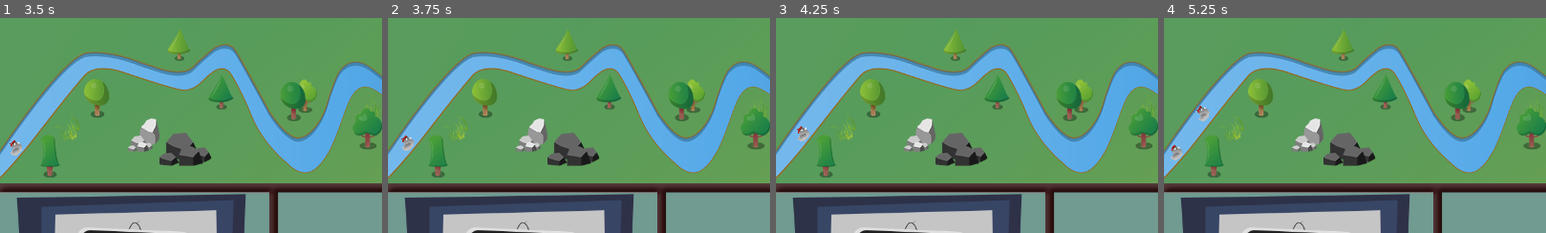
Above: before the commit, frames 1-4 (left to right).
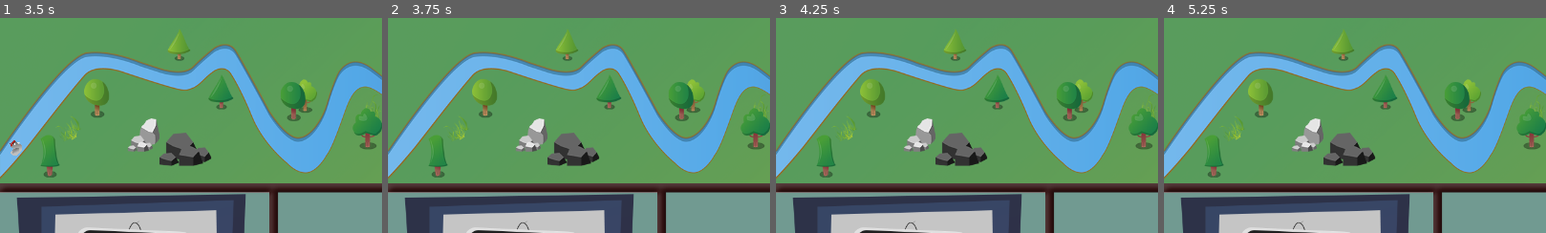
Above: after the commit, the same moments.

Repository: python-discord/protect-the-pond
Game: Godot game, scene res://src/scenes/Protect_The_Pond.tscn
Two runs of this game, one before a commit and one after it. Both use one fixed random seed, a clock stepped at 60 frames per second and the inputs below.
Inputs (mouse positions are % of the whole screen's width and height, from its top left):
- Up to frame 1 (3.5 s): click "NEW GAME" at 0.5 s; click (59, 88) at 1.25 s; click (73, 92) at 2 s; click (73, 92) at 2.75 s
- Up to frame 2 (3.75 s): click (59, 88) at 3.5 s
- Up to frame 3 (4.25 s): no input
- Up to frame 4 (5.25 s): click (73, 92) at 4.25 s; click (59, 88) at 5 s
The pictures show only the part of the screen within x 0-50%, y 0-50%; the shares and areas given below are measured in that part.

Frame 1 is identical in both runs. In frame 2, 0.2% of the frame differs, in the area x 3-7%, y 54-62%; in frame 3, 0.2%; in frame 4, 0.3%, in the area x 1-12%, y 40-67%.

Commit message:
Deny functional

Diff:
--- a/src/scenes/Ducky.tscn
+++ b/src/scenes/Ducky.tscn
@@ -11,11 +11,14 @@
 var set_fixed_process
 var hat
 
+
+# Called when the node enters the scene tree for the first time.
 func _ready():
 	set_physics_process(true)
 	hat = TextureRect.new()
 	hat.texture = preload(\"res://assets/duck-builder/accessories/hats/beret.png\")
 	add_child(hat)
+
 
 func _physics_process(delta):
 	get_parent().set_offset(get_parent().get_offset() + (40*delta))
--- a/src/scenes/GameCanvas.tscn
+++ b/src/scenes/GameCanvas.tscn
@@ -127,3 +127,4 @@
 "_edit_use_anchors_": true
 }
 [connection signal="pressed" from="Allow" to="." method="_on_Allow_pressed"]
+[connection signal="pressed" from="Deny" to="." method="_on_Deny_pressed"]
--- a/src/scripts/GameCanvas.gd
+++ b/src/scripts/GameCanvas.gd
@@ -14,3 +14,9 @@
 			$River.remove_child(ducky)
 			ducky.loop = true
 			$Pond.add_child(ducky)
+
+
+func _on_Deny_pressed():
+	if $River.get_child_count():
+		var ducky = $River.get_child(0)
+		ducky.queue_free()
